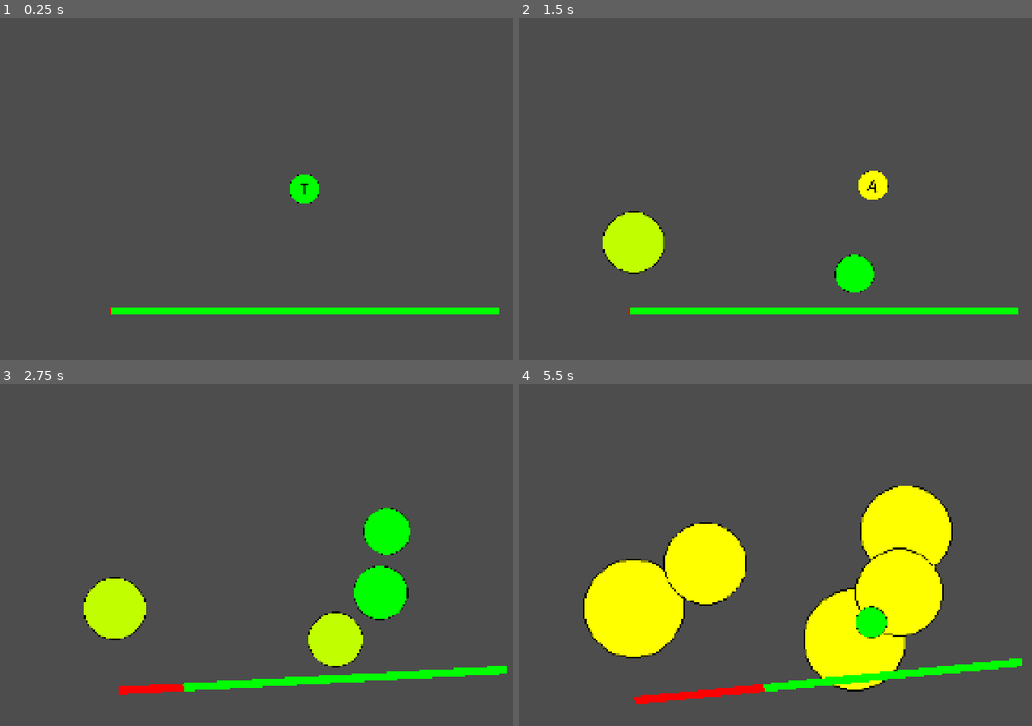
Above: before the commit, frames 1-4 (two rows, left to right).
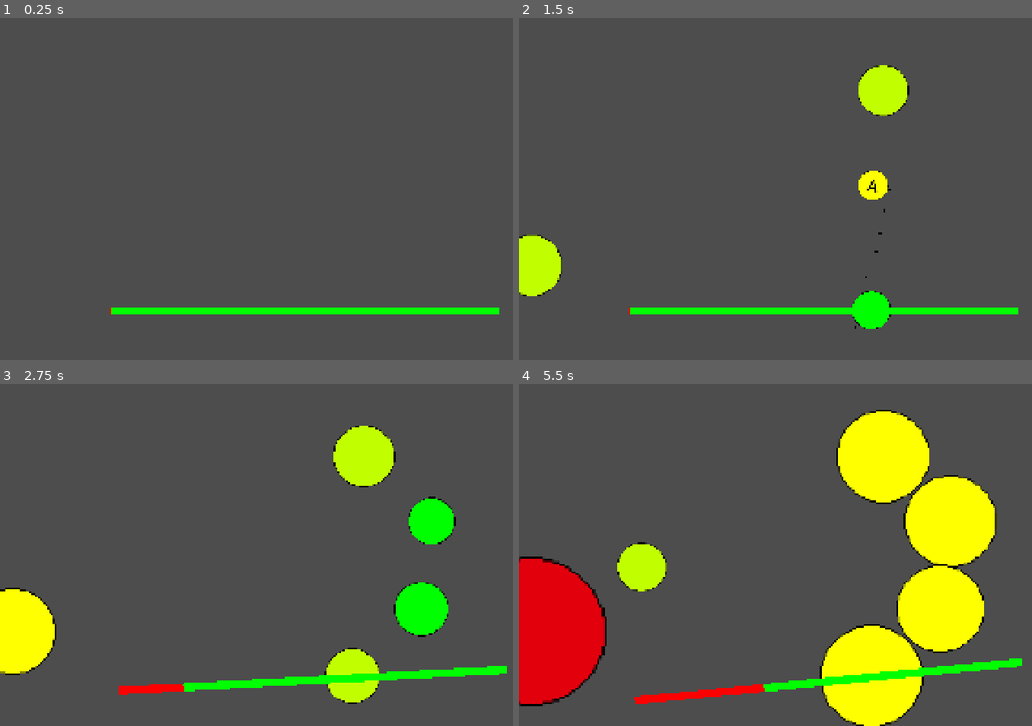
Above: after the commit, the same moments.

Repository: k3mystra/needy-college-student
Game: Godot game, scene res://ButtonMiniGame/test_game_scene.tscn
Two runs of this game, one before a commit and one after it. Both use one fixed random seed, a clock stepped at 60 frames per second and the inputs below.
Inputs (mouse positions are in pixels of both pictures, inside the frame that each line leads up to):
- Up to frame 1 (0.25 s): no input
- Up to frame 2 (1.5 s): tap Enter at 0.5 s; click (862, 120) at 1.27 s
- Up to frame 3 (2.75 s): click (112, 609) at 2.02 s
- Up to frame 4 (5.5 s): click (631, 609) at 2.77 s

The runs differ from the first frame. In frame 1, 0.4% of the frame differs, in the area x 56-63%, y 45-55%; in frame 2, 5.4%; in frame 3, 12%; in frame 4, 29%, in the area x 0-94%, y 7-100%.

Commit message:
added sounds and shit

Diff:
--- a/ButtonMiniGame/button_mash_game.gd
+++ b/ButtonMiniGame/button_mash_game.gd
@@ -11,6 +11,7 @@
 @onready var word = $WordHolder/Word
 @onready var slider = $sliderholder/HSlider
 @onready var sliderholder = $sliderholder
+@onready var clock = $AudioStreamPlayer2D
 
 var letter = ["w", "a", "s", "d", "q", "e", "r", "f", "z", "x", "c"]
 var letter_amount : int
@@ -27,7 +28,14 @@
 
 var button_spam = preload("res://ButtonMiniGame/button_spam.tscn")
 
+#PRELAOD SOUNDS HERE
+var bell = preload("res://ButtonMiniGame/sounds/bell.ogg")
+var ping = preload("res://ButtonMiniGame/sounds/ping.ogg")
+var wrong = preload("res://ButtonMiniGame/sounds/wrong.ogg")
+
+
 func _ready() -> void:
+	circle.hide()
 	circle.self_modulate = Color("00ff00")
 	letter_amount = letter.size()
 	print ("TESTING: Letter chosen is, ", letter[randi_range(0, letter_amount - 1)])
@@ -41,12 +49,16 @@
 
 func _process(delta: float) -> void:
 	if allow_count:
+		clock.stop()
 		cooldown -= 1 * delta
 		if cooldown < 0:
+			clock.play()
 			_start()
 	elif !allow_count:
+		_clock_sound()
 		circle.show()
 		_maintimer()
+
 	anim_timer -= 1 * delta
 	if anim_timer < 0:
 		_animation()
@@ -72,7 +84,7 @@
 
 func _spawn_spam():
 	var spawnpoint = $spawn
-	spawnpoint.global_position = Vector2(randf_range(-650, 650), randf_range(-350, 350))
+	spawnpoint.global_position = Vector2(randf_range(-1000, 1000), randf_range(-500, 500))
 	var button = button_spam.instantiate()
 	button.global_position = spawnpoint.global_position
 	get_parent().add_child(button)
@@ -102,6 +114,7 @@
 			if key_pressed in selected_word:
 				_resultcheck(true)
 			else:
+				play_sound(wrong, 1, 2)
 				_slider_damage(10)
 				timer -= 0.5
 				print ("OOPS")
@@ -109,12 +122,14 @@
 func _resultcheck(result: bool):
 	circle.hide()
 	if result:
+		play_sound(ping, 1, 1)
 		_slider_damage(-10)
 		allow_count = true
 		timer = prevtimer - 0.65
 		cooldown = prevcooldown
 		print ("GOOD EVERYTHING IS GOOD")
 	else:
+		play_sound(bell, 1, 3)
 		_slider_damage(25)
 		allow_count = true
 		timer = prevtimer
@@ -138,9 +153,22 @@
 	sliderholder.global_position = prevsliderpos
 	sliderholder.rotation_degrees /= 2
 
+func play_sound (stream: AudioStream, pitch: float, volume: float): # YOU CAN JUST COPY AND PASTE THIS
+	var p = AudioStreamPlayer2D.new() # make new audioplayer
+	p.stream = stream
+	p.pitch_scale = pitch
+	p.volume_db = 2 + volume
+	add_child(p) # adds to the world
+	p.play() # play first
+	p.finished.connect(p.queue_free) # remove itself after finished playing
+
+func _clock_sound():
+	var target_pitch = remap(timer, 2, 0, 1, 2)
+	clock.pitch_scale = target_pitch
+
 
 func _buttonspamW():
-	_slider_damage(-10)
+	_slider_damage(-7)
 
 func _buttonspamL():
-	_slider_damage(10)
+	_slider_damage(20)
--- a/ButtonMiniGame/button_mash_game.tscn
+++ b/ButtonMiniGame/button_mash_game.tscn
@@ -2,6 +2,8 @@
 
 [ext_resource type="Script" uid="uid://6l4umri3nlpe" path="res://ButtonMiniGame/button_mash_game.gd" id="1_yoxds"]
 [ext_resource type="Texture2D" uid="uid://qlf7ca7tjgsw" path="res://ButtonMiniGame/placeholder/wordholderblank.png" id="2_m3u7b"]
+[ext_resource type="Texture2D" uid="uid://cd5rny8pfj16t" path="res://ButtonMiniGame/placeholder/star.png" id="3_h0o0h"]
+[ext_resource type="AudioStream" uid="uid://cjppm5ligydfs" path="res://ButtonMiniGame/sounds/clock.ogg" id="4_7810j"]
 
 [sub_resource type="FontVariation" id="FontVariation_poley"]
 
@@ -57,6 +59,19 @@
 text = "T"
 horizontal_alignment = 1
 
+[node name="CPUParticles2D" type="CPUParticles2D" parent="WordHolder" unique_id=1816945181]
+z_index = -1
+texture = ExtResource("3_h0o0h")
+lifetime_randomness = 0.4
+emission_shape = 2
+emission_sphere_radius = 95.0
+direction = Vector2(0, 1)
+initial_velocity_min = 123.4
+initial_velocity_max = 137.85
+angular_velocity_min = -300.0
+angular_velocity_max = 300.0
+color = Color(0, 0, 0, 1)
+
 [node name="spawn" type="Node2D" parent="." unique_id=1253321267]
 
 [node name="sliderholder" type="Node2D" parent="." unique_id=627574491]
@@ -77,3 +92,6 @@
 max_value = 150.0
 editable = false
 scrollable = false
+
+[node name="AudioStreamPlayer2D" type="AudioStreamPlayer2D" parent="." unique_id=1470038093]
+stream = ExtResource("4_7810j")
--- a/ButtonMiniGame/button_spam.gd
+++ b/ButtonMiniGame/button_spam.gd
@@ -7,6 +7,9 @@
 var timer = 0.6
 var prev_timer = 0.0
 var cur_scale : float
+
+#PRELAOD SOUNDS HERE
+var grow = preload("res://ButtonMiniGame/sounds/grow.ogg")
 
 # Called when the node enters the scene tree for the first time.
 func _ready() -> void:
@@ -30,6 +33,7 @@
 	circleColor = int(ceil(target_color))
 	timer -= 1 * delta
 	if timer < 0:
+		play_sound(grow, 0.5, 1)
 		circle_size.scale += Vector2(speed, speed)
 		timer = prev_timer
 	if circle_size.scale.x > max_size:
@@ -43,3 +47,12 @@
 
 func _on_button_pressed() -> void:
 	circle_size.scale -= Vector2(0.4, 0.4)
+
+func play_sound (stream: AudioStream, pitch: float, volume: float): # YOU CAN JUST COPY AND PASTE THIS
+	var p = AudioStreamPlayer2D.new() # make new audioplayer
+	p.stream = stream
+	p.pitch_scale = pitch
+	p.volume_db = 2 + volume
+	add_child(p) # adds to the world
+	p.play() # play first
+	p.finished.connect(p.queue_free) # remove itself after finished playing
Binary file added: ButtonMiniGame/placeholder/star.png
Not shown, added: ButtonMiniGame/placeholder/star.png.import
Not shown, added: ButtonMiniGame/sounds/bell.ogg.import
Not shown, added: ButtonMiniGame/sounds/clock.ogg.import
Not shown, added: ButtonMiniGame/sounds/grow.ogg.import
Not shown, added: ButtonMiniGame/sounds/ping.ogg.import
Not shown, added: ButtonMiniGame/sounds/wrong.ogg.import
Not shown, added: ButtonMiniGame/sounds/bell.ogg
Not shown, added: ButtonMiniGame/sounds/clock.ogg
Not shown, added: ButtonMiniGame/sounds/grow.ogg
Not shown, added: ButtonMiniGame/sounds/ping.ogg
Not shown, added: ButtonMiniGame/sounds/wrong.ogg
